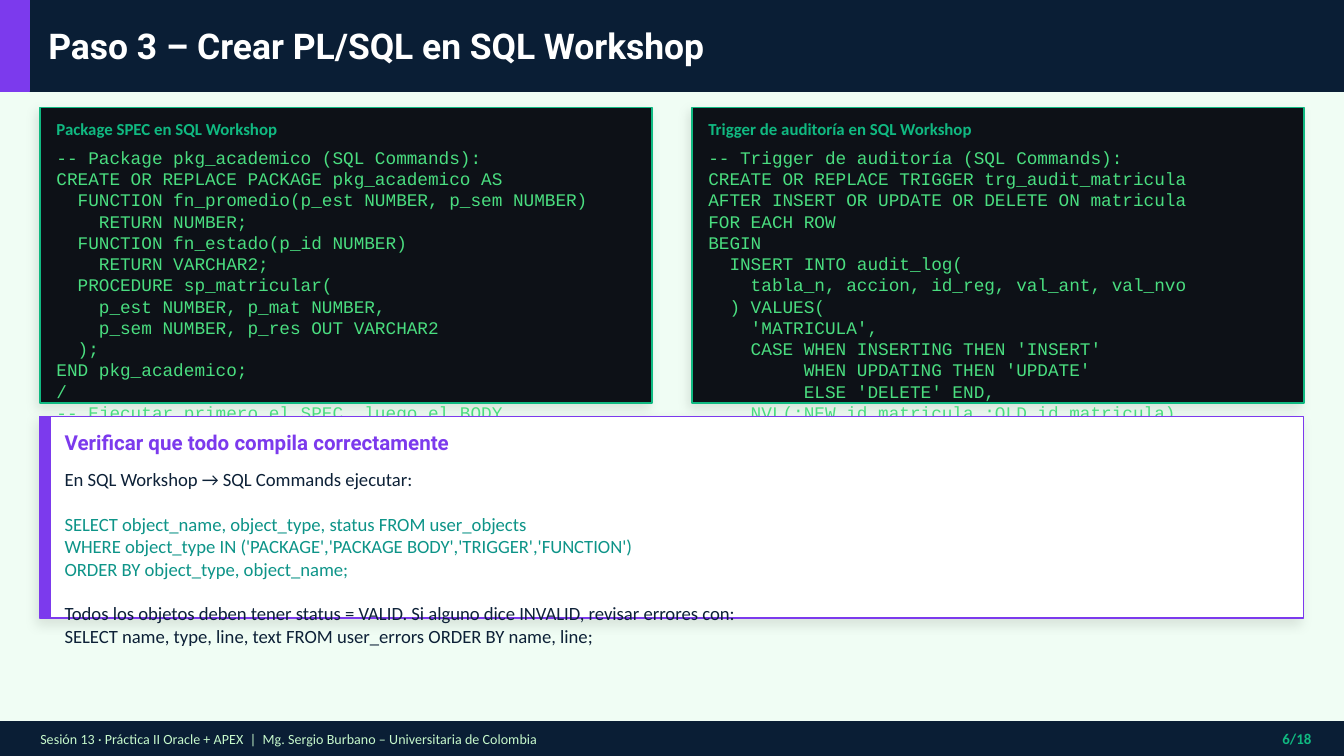
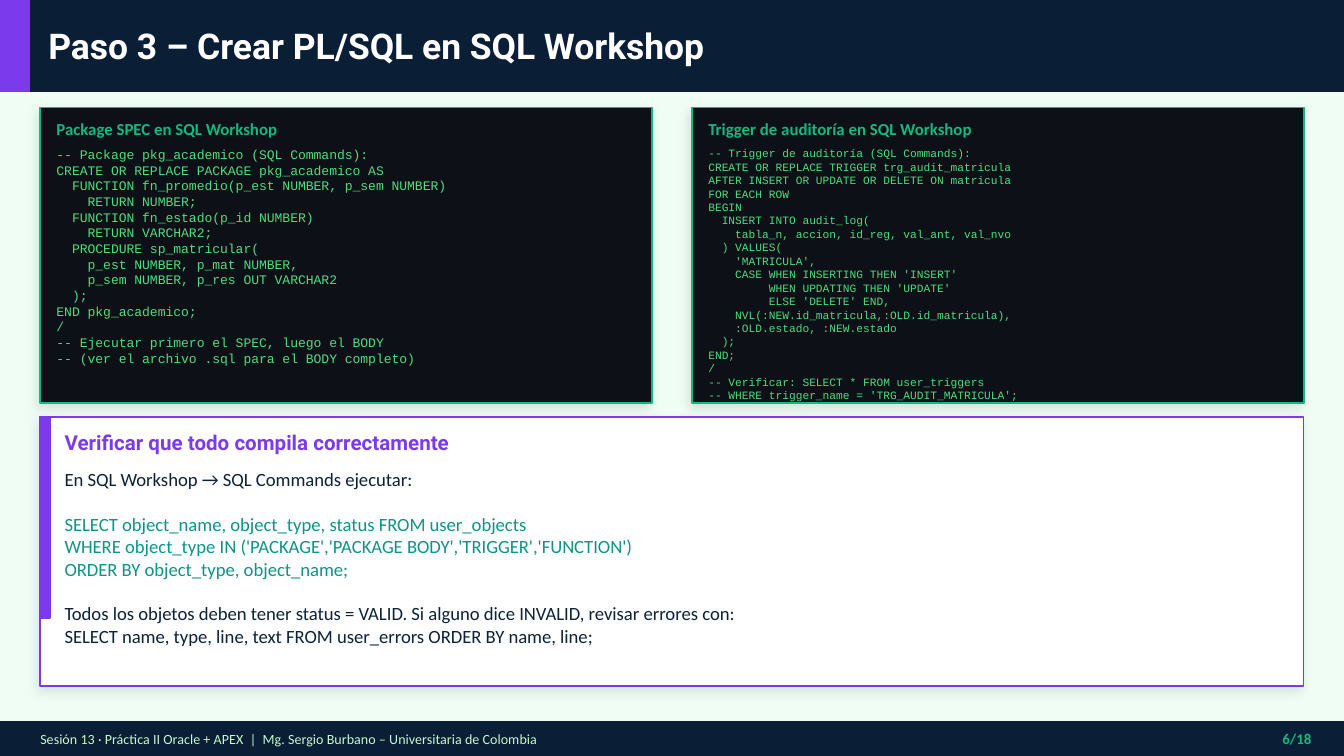
Before and after one commit to sergioburbano05/Universitaria_de_colombia, a slide deck: slide 6 of LENGUAJES ULTIMA GENERACION/clase_13/Sesion13_Practica2_Oracle.pptx. Drawn at 1344x756 pixels with LibreOffice and Linux fonts; fonts in the diff are those of the drawing. Boxes give left, top, right and bottom in pixels: in the first picture for what was removed or moved away, otherwise in the second. Text is boxed around its words. In the diff, an @@ line names an element or a change of style, - is before the commit and + after.

```diff
--- a/LENGUAJES ULTIMA GENERACION/clase_13/Sesion13_Practica2_Oracle.pptx
+++ b/LENGUAJES ULTIMA GENERACION/clase_13/Sesion13_Practica2_Oracle.pptx
@@ text "-- Package pkg_academico (SQL Commands):" at [56,150,447,366]: size 9.5 to 7 pt @@
@@ text "-- Trigger de auditoría (SQL ..." at [708,149,1018,403]: size 9.5 to 6 pt @@
@@ rectangle: place and size @@
-rectangle at [40,417,1304,618]
+rectangle at [40,417,1304,685]
```
Also in this commit, not shown: 4 other slides changed, 2 other files.
